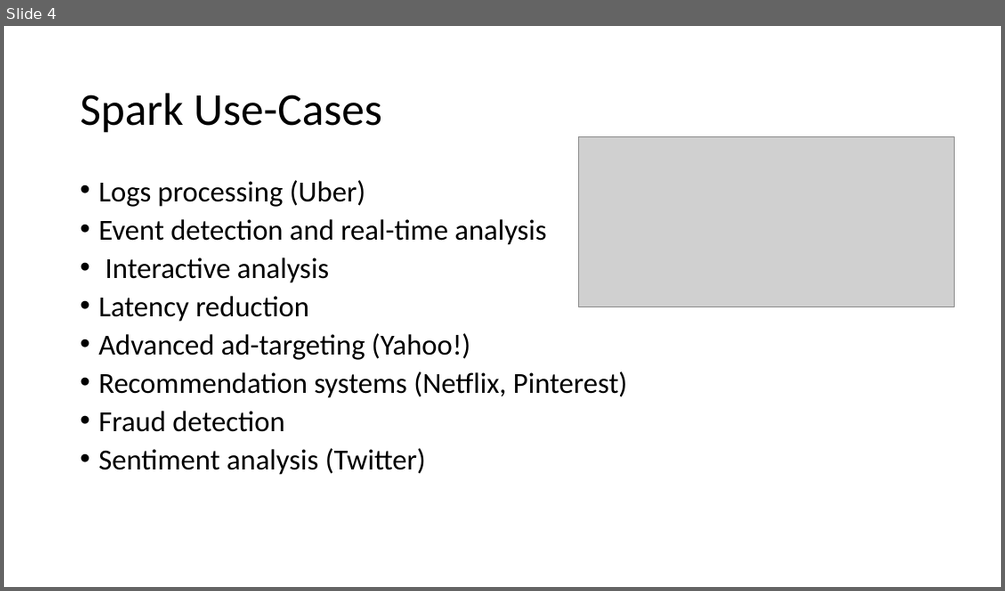
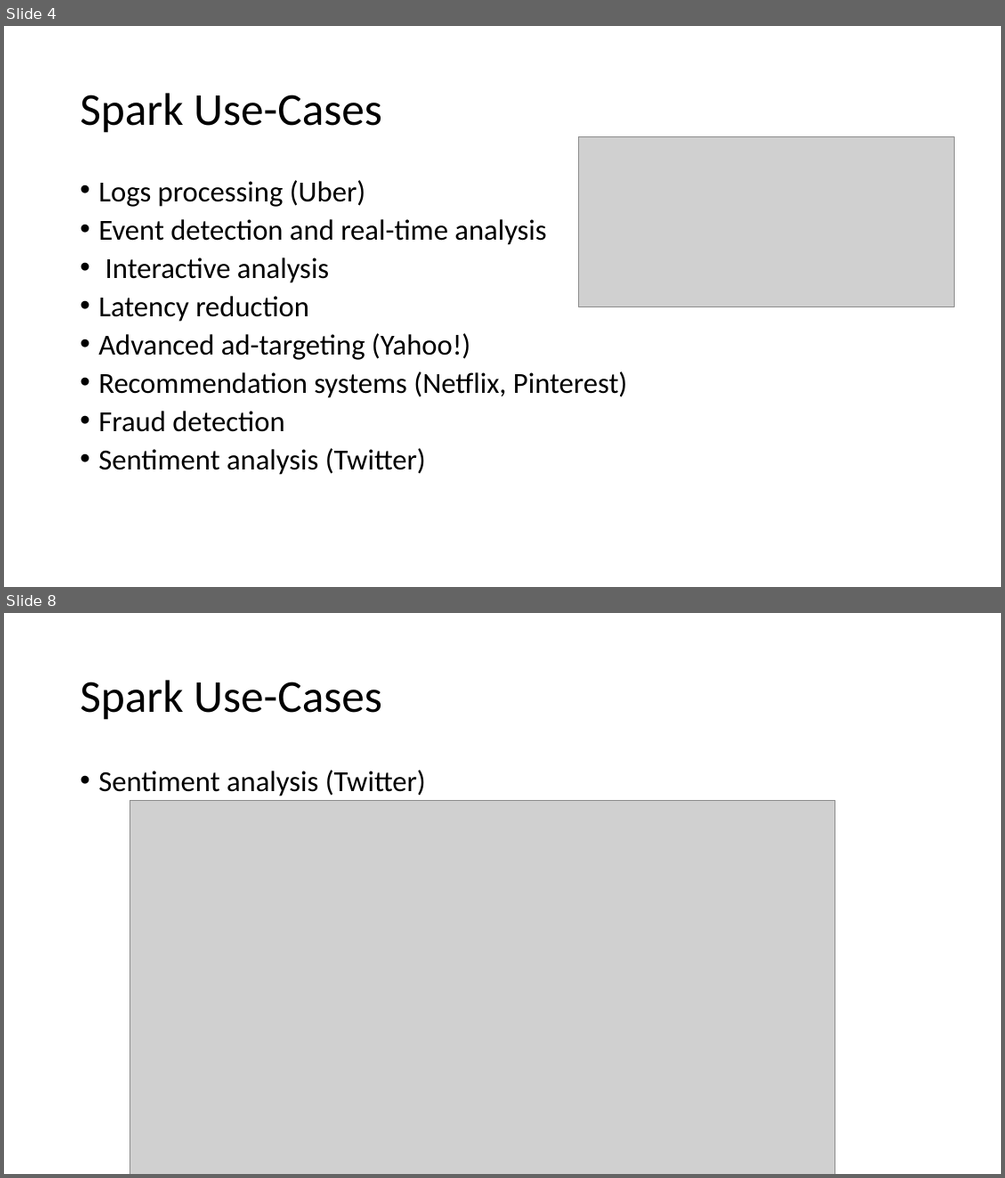
Before and after one commit to tomaztk/workshop-spark-data-engineers, a slide deck: Modules_PPT.pptx. Shown one above the other, each under a label of ours: slide 4 before the commit, slides 4 and 8 after it; the slides between them are not shown. The pictures are 1005x591 and 1005x1178 pixels, drawn with LibreOffice and Linux fonts; fonts in the diff are those of the drawing; grey boxes stand for pictures. Boxes give left, top, right and bottom in pixels: in the first picture for what was removed or moved away, otherwise in the second. Text is boxed around its words. In the diff, an @@ line names an element or a change of style, - is before the commit and + after.

```diff
--- a/Modules_PPT.pptx
+++ b/Modules_PPT.pptx
@@ slide 8 added at <box>4,613,1001,1174</box>, background #FFFFFF @@
@@ title added at <box>80,680,382,720</box>, 44 pt, text #000000 @@
+Spark Use-Cases
@@ text added at <box>98,770,426,796</box>, 28 pt, text #000000 @@
+• Sentiment analysis (Twitter)
@@ picture added at <box>130,801,835,1174</box> @@
```
Also in this commit, not shown: 5 other slides added.
